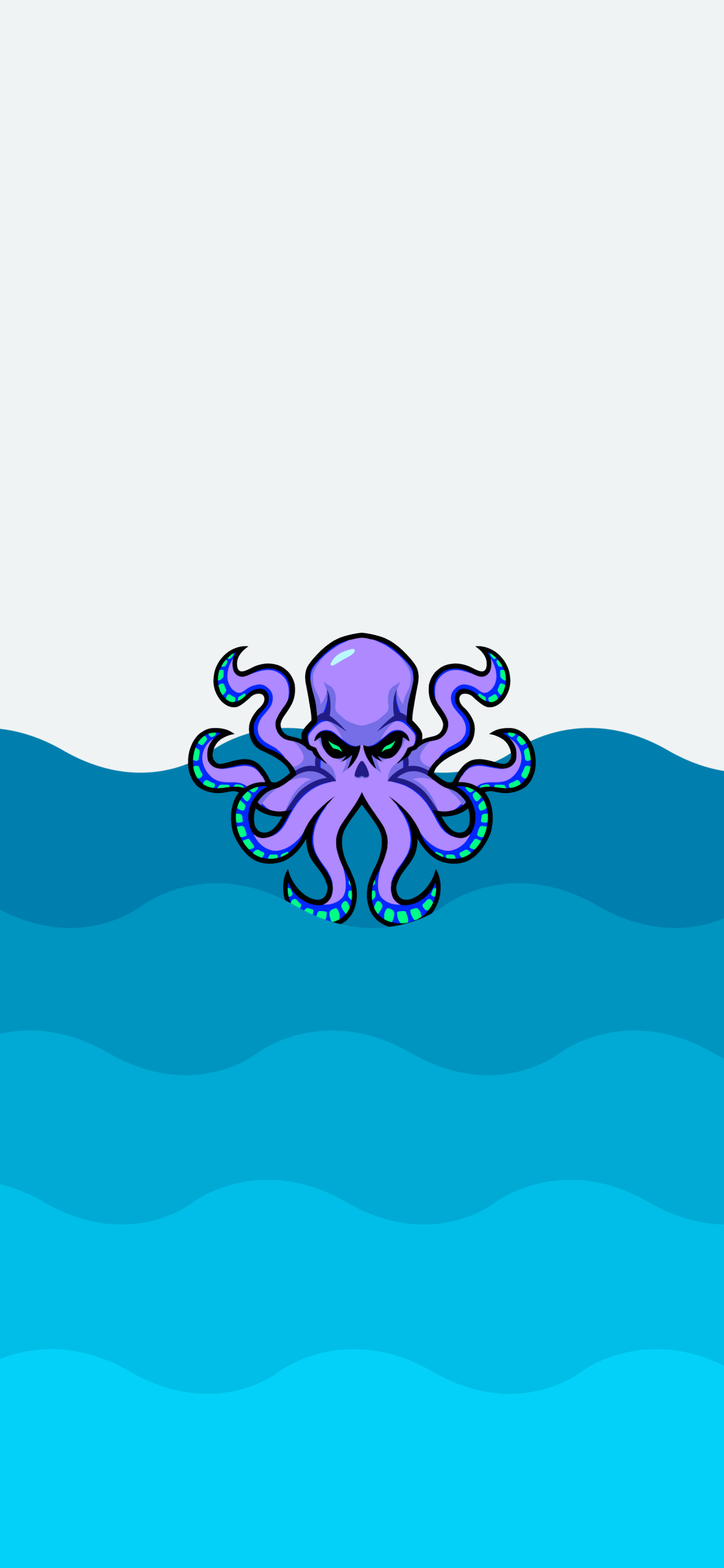
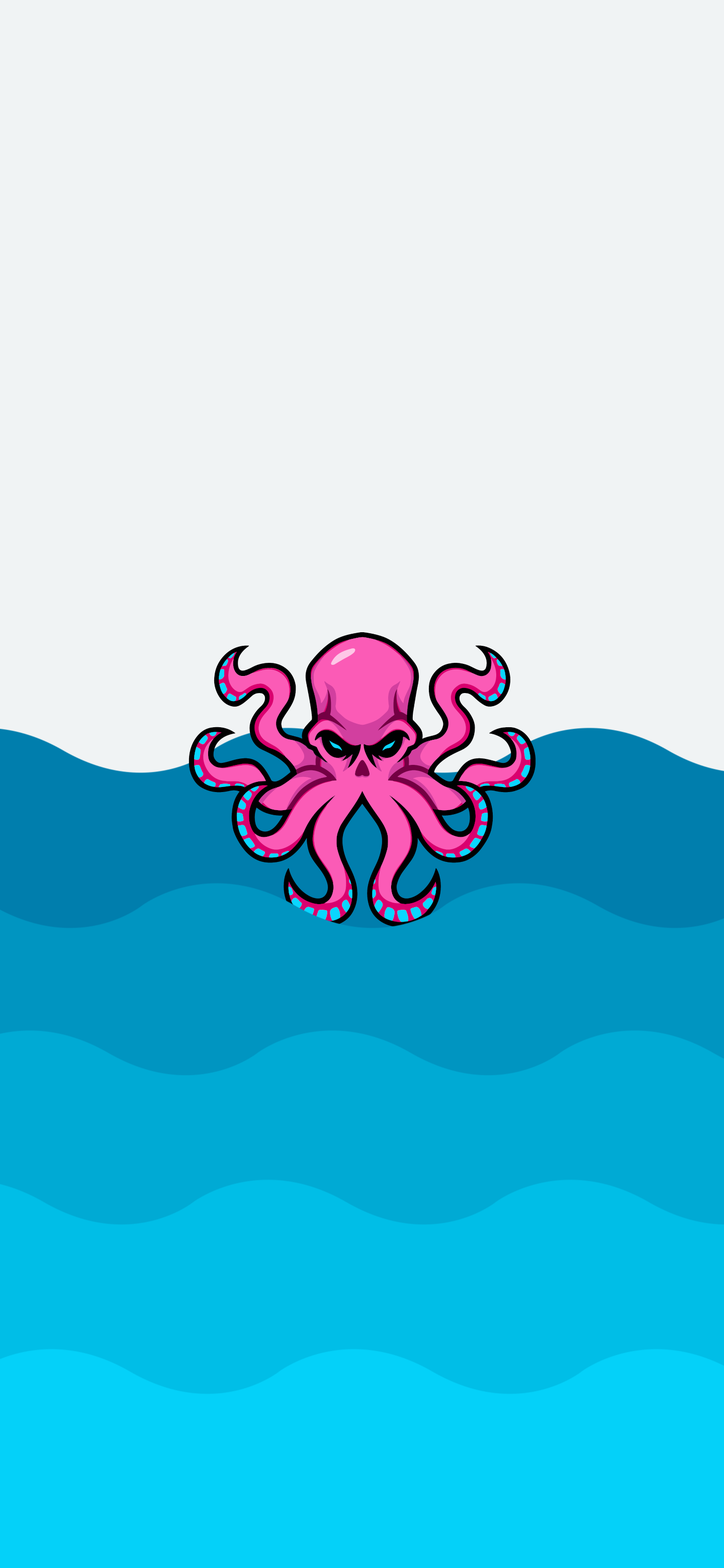
Layers edited between the first and the second 724px x 1568px image:
painted on "Logo" over (187, 632, 536, 928)